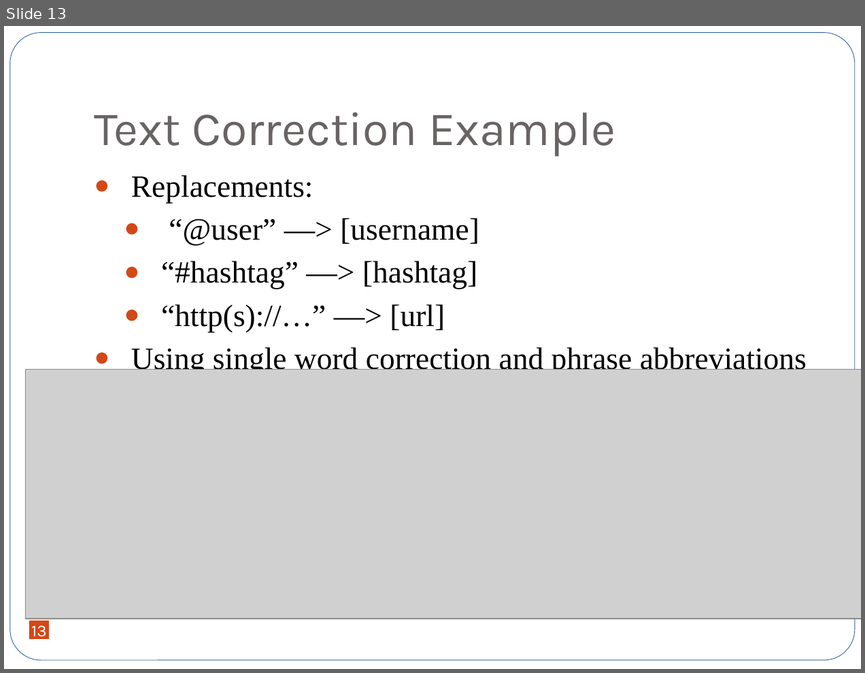
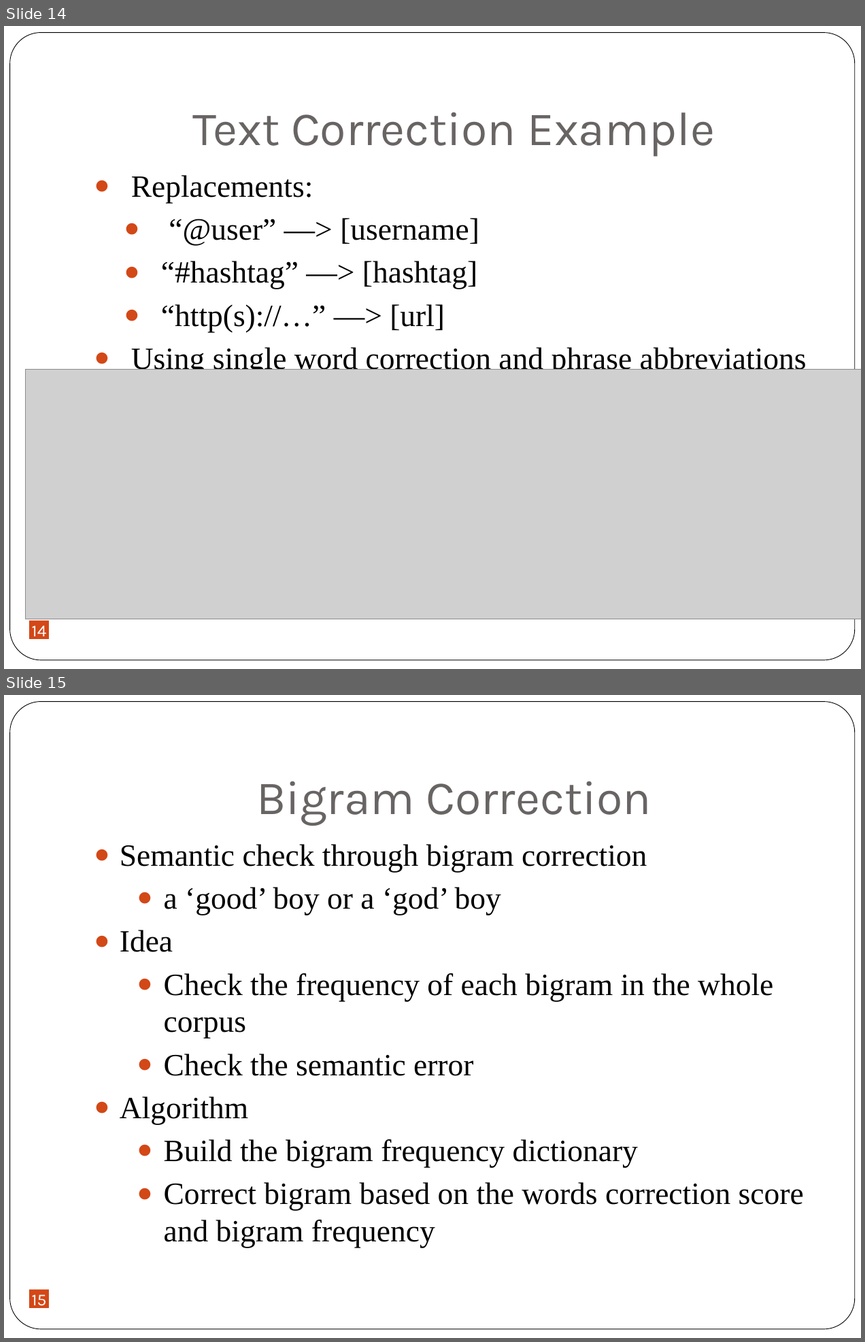
Before and after one commit to jxjzhang/CS246, a slide deck: Tweets purification.pptx. Shown one above the other, each under a label of ours: slide 13 before the commit, slides 14 and 15 after it. The pictures are 865x673 and 865x1342 pixels, drawn with LibreOffice and Linux fonts; fonts in the diff are those of the drawing; grey boxes stand for pictures. Boxes give left, top, right and bottom in pixels: in the first picture for what was removed or moved away, otherwise in the second. Text is boxed around its words. In the diff, an @@ line names an element or a change of style, - is before the commit and + after.

```diff
--- a/Tweets purification.pptx
+++ b/Tweets purification.pptx
@@ slide 15 added at [4, 695, 861, 1338], background #FFFFFF; not listed: 1 template element that a slide beside it also shows @@
@@ title added at [256, 781, 651, 825], 40 pt, text #696464 @@
+Bigram Correction
@@ text added at [120, 844, 804, 1247], 26 pt, text #000000 @@
+● Semantic check through bigram correction
+  ● a ‘good’ boy or a ‘god’ boy
+● Idea
+  ● Check the frequency of each bigram in the whole corpus
+  ● Check the semantic error
+● Algorithm
+  ● Build the bigram frequency dictionary
+  ● Correct bigram based on the words correction score and bigram frequency
@@ page number added at [30, 1289, 50, 1308], fill #D34817, 14 pt, text #FFFFFF @@
+15
@@ what was slide 13 is now slide 14 @@
@@ slide 14 changed as well @@
@@ rounded rectangle at [10, 33, 855, 660]: outline none to #000000 0.5 pt @@
@@ title "Text Correction Example" at [193, 112, 715, 156]: alignment left to centre @@
@@ page number at [32, 625, 47, 640]: text changed @@
-13
+14
```
Also in this commit, not shown: 13 other slides changed, 2 other slides added, 1 slide removed, 1 other file.
